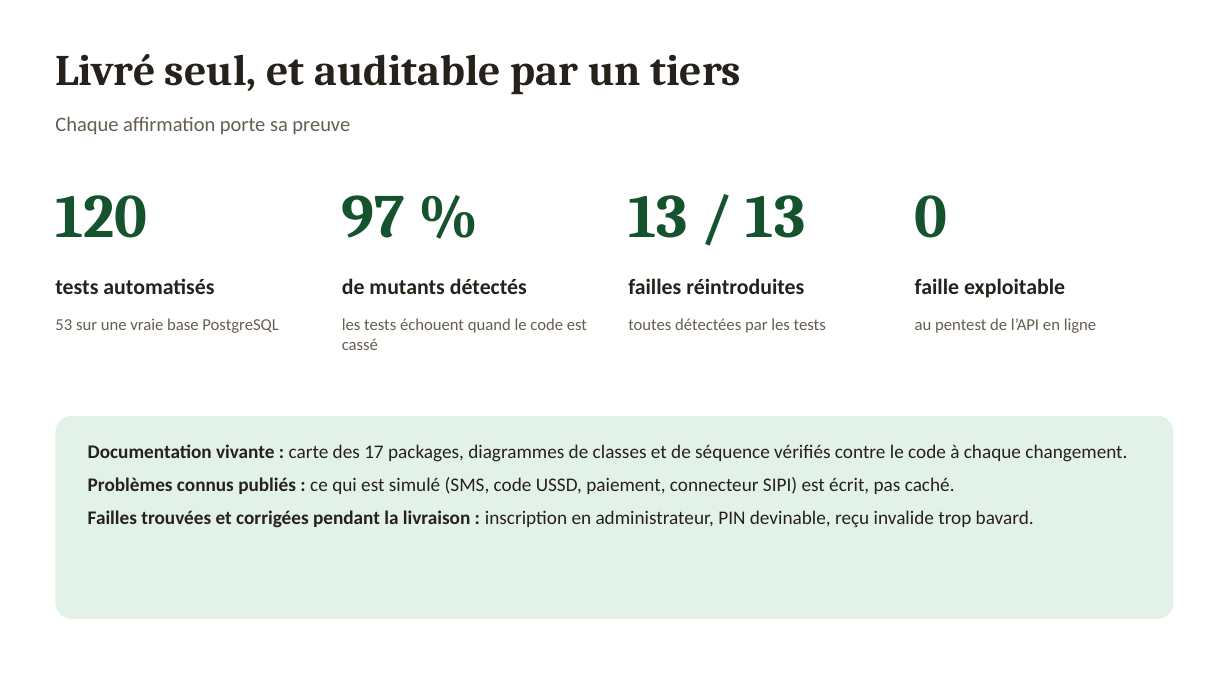
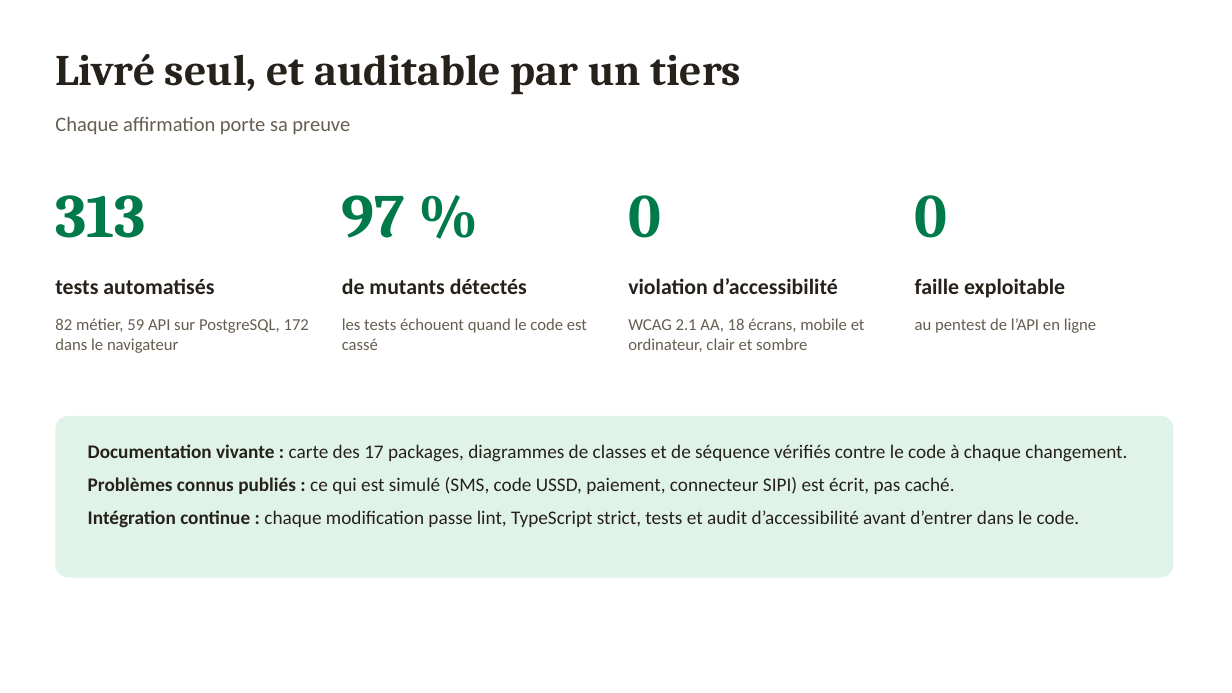
Before and after one commit to misterkante/alerteagri, a slide deck: slide 11 of docs/presentation/AlerteAgri-presentation.pptx. Drawn at 1232x693 pixels with LibreOffice and Linux fonts; fonts in the diff are those of the drawing. Boxes give left, top, right and bottom in pixels: in the first picture for what was removed or moved away, otherwise in the second. Text is boxed around its words. In the diff, an @@ line names an element or a change of style, - is before the commit and + after.

Commit message:
docs: refresh the presentation with the charter palette and current figures
313 automated tests, zero accessibility violation, continuous
integration, Fon and Yoruba synthetic voices stated as such, and
screenshots from production.

```diff
--- a/docs/presentation/AlerteAgri-presentation.pptx
+++ b/docs/presentation/AlerteAgri-presentation.pptx
@@ text "97 %" at box(342, 195, 405, 238): text colour #14532D to #007A4A @@
@@ text "0" at box(915, 195, 948, 238): text colour #14532D to #007A4A @@
@@ text at box(55, 195, 146, 238): text changed; text colour #14532D to #007A4A @@
-120
+313
@@ text at box(628, 195, 661, 238): text changed; text colour #14532D to #007A4A @@
-13 / 13
+0
@@ text at box(628, 278, 838, 294): text changed @@
-failles réintroduites
+violation d’accessibilité
@@ text at box(55, 318, 309, 353): text changed @@
-53 sur une vraie base PostgreSQL
+82 métier, 59 API sur PostgreSQL, 172 dans le navigateur
@@ text at box(628, 318, 865, 352): text changed @@
-toutes détectées par les tests
+WCAG 2.1 AA, 18 écrans, mobile et ordinateur, clair et sombre
@@ rounded rectangle: place and size @@
-rounded rectangle at box(55, 416, 1174, 619)
+rounded rectangle at box(55, 416, 1174, 578)
@@ rounded rectangle at box(55, 416, 1174, 578): fill #E3F2E8 to #E0F3E9 @@
@@ text at box(88, 510, 1080, 528): text changed @@
-Failles trouvées et corrigées pendant la livraison : inscription en administrateur, PIN devinable, reçu invalide trop bavard.
+Intégration continue : chaque modification passe lint, TypeScript strict, tests et audit d’accessibilité avant d’entrer dans le code.
```
Also in this commit, not shown: 12 other slides changed.
